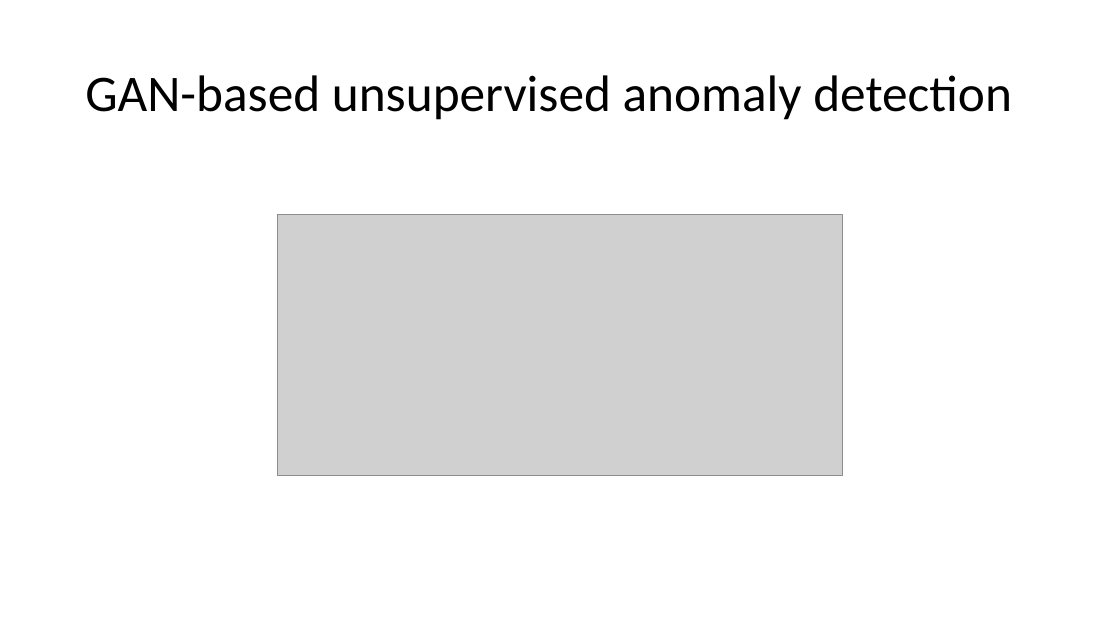
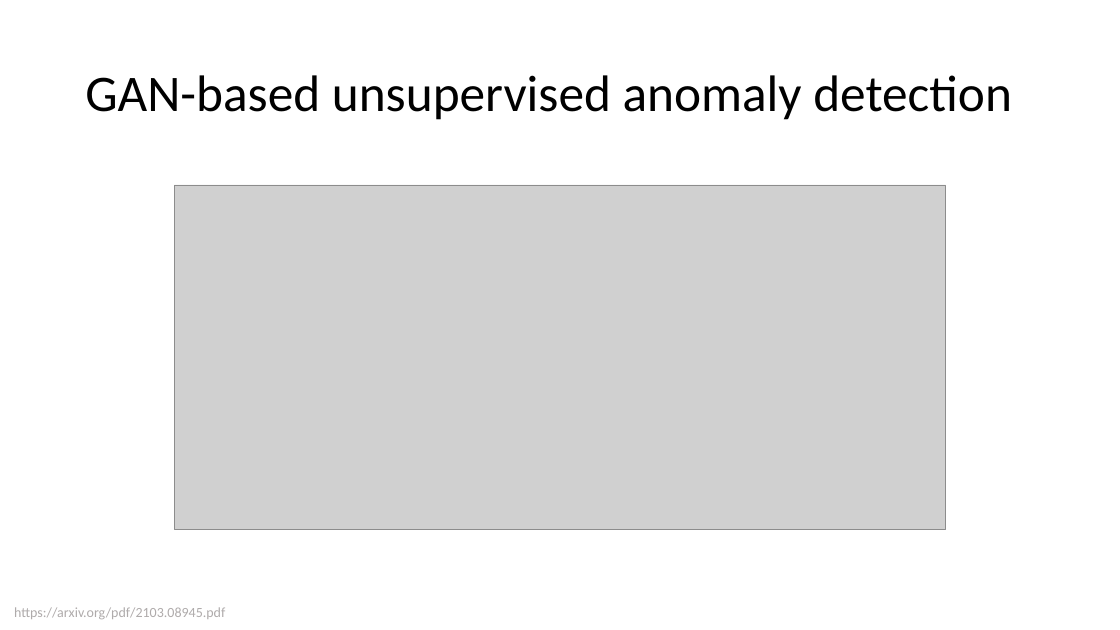
Before and after one commit to tymsoncyferki/Anomaly-Detection, a slide deck: slide 16 of Notes/Anomaly_Detection_Final.pptx. Drawn at 1120x630 pixels with LibreOffice and Linux fonts; fonts in the diff are those of the drawing; grey boxes stand for pictures. Boxes give left, top, right and bottom in pixels: in the first picture for what was removed or moved away, otherwise in the second. Text is boxed around its words. In the diff, an @@ line names an element or a change of style, - is before the commit and + after.

Commit message:
fixed photos (+sources)

```diff
--- a/Notes/Anomaly_Detection_Final.pptx
+++ b/Notes/Anomaly_Detection_Final.pptx
@@ picture: place and size @@
-picture at [277, 215, 843, 476]
+picture at [175, 185, 946, 529]
@@ text added at [14, 607, 225, 619], 12 pt, text #AFABAB @@
+https://arxiv.org/pdf/2103.08945.pdf
```
Also in this commit, not shown: 4 other slides changed.
